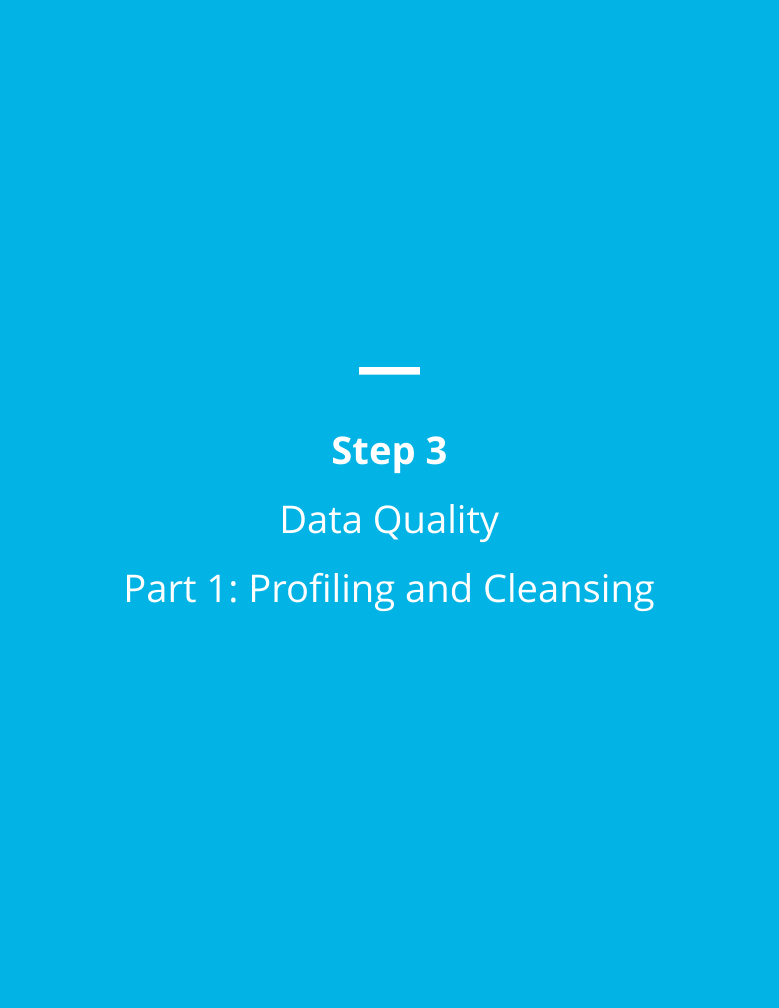
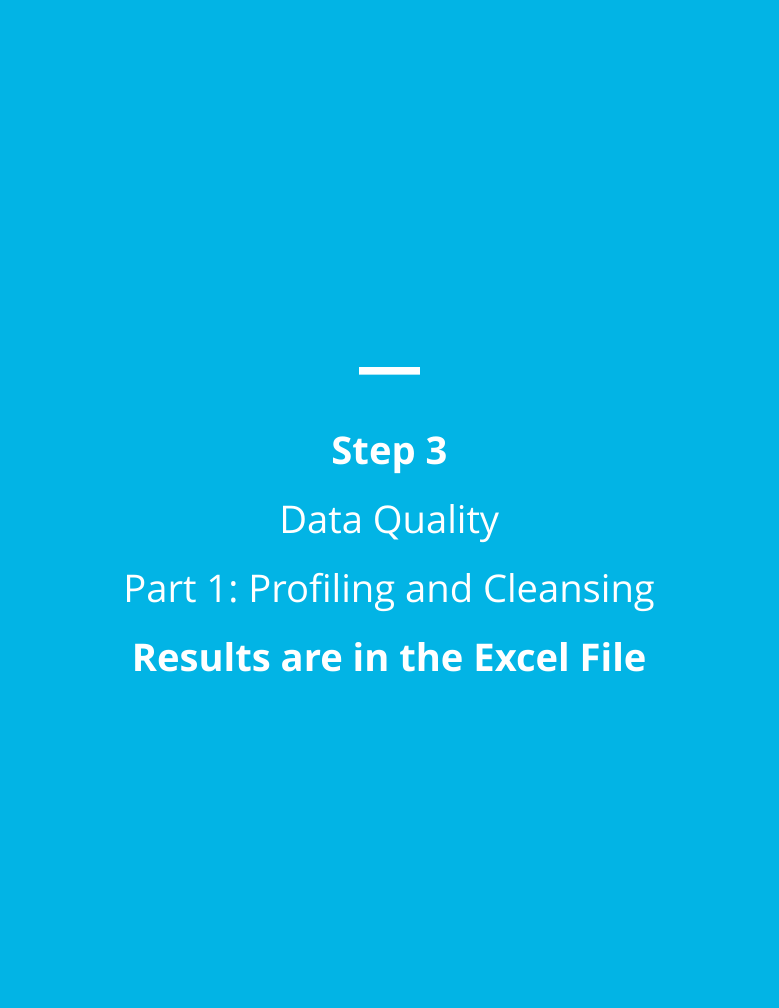
Before and after one commit to mattssll/udacity_data_architect, a slide deck: slide 7 of 4. Data Governance/Project/Starter Template_.pptx (slide 11 before the commit). Drawn at 779x1008 pixels with LibreOffice and Linux fonts; fonts in the diff are those of the drawing. Boxes give left, top, right and bottom in pixels: in the first picture for what was removed or moved away, otherwise in the second. Text is boxed around its words. In the diff, an @@ line names an element or a change of style, - is before the commit and + after.

```diff
--- a/4. Data Governance/Project/Starter Template_.pptx
+++ b/4. Data Governance/Project/Starter Template_.pptx
@@ text at (x1=132, y1=642, x2=647, y2=672): paragraph added @@
+Results are in the Excel File
```
Also in this commit, not shown: 5 other slides changed, 7 slides removed, 22 other files.
